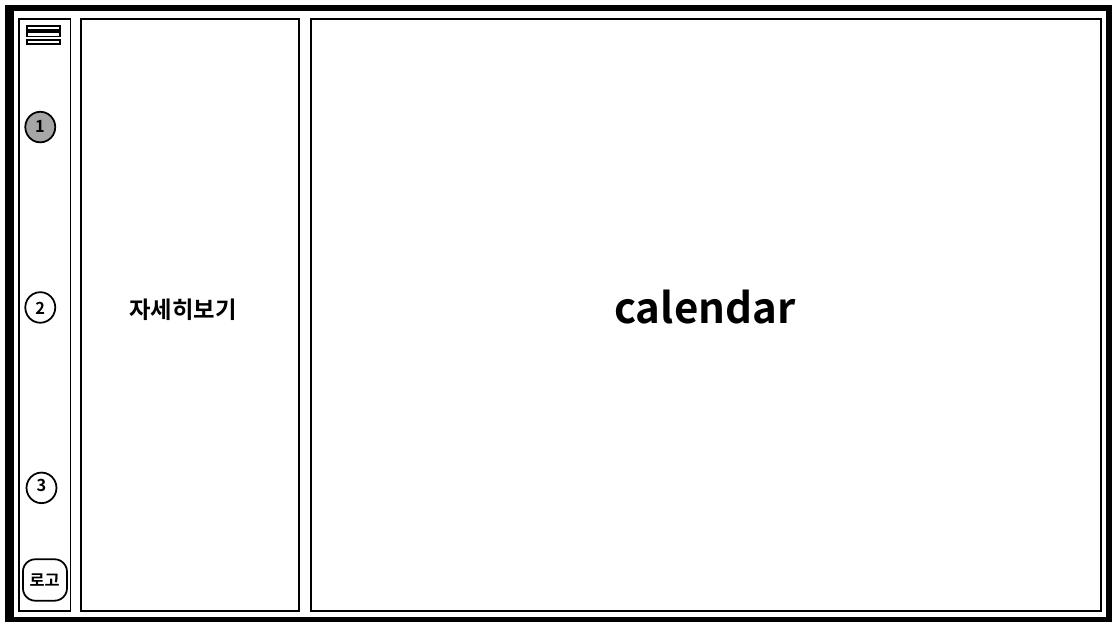
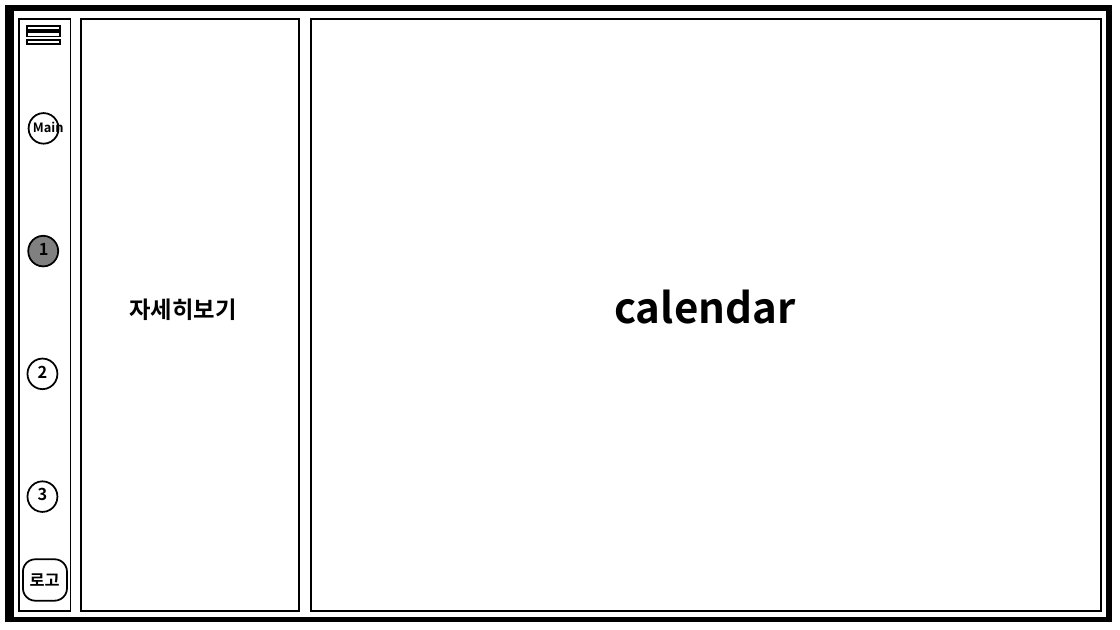
Before and after one commit to CSharp-WPF-team-project/team-project, a slide deck: slide 4 of 계획서, 보고서/구조.pptx. Drawn at 1120x630 pixels with LibreOffice and Linux fonts; fonts in the diff are those of the drawing. Boxes give left, top, right and bottom in pixels: in the first picture for what was removed or moved away, otherwise in the second. Text is boxed around its words. In the diff, an @@ line names an element or a change of style, - is before the commit and + after.

```diff
--- a/계획서, 보고서/구조.pptx
+++ b/계획서, 보고서/구조.pptx
@@ ellipse: place and size @@
-ellipse at <box>25,112,55,142</box>
+ellipse at <box>29,113,59,144</box>
@@ ellipse at <box>29,113,59,144</box>: fill #A6A6A6 to none @@
@@ text added at <box>33,119,64,137</box>, 11 pt, text #000000, bold @@
+Main
@@ ellipse added at <box>28,236,58,266</box>, fill #808080, outline #000000 1.5 pt @@
@@ text "1": place and size @@
-text "1" at <box>35,120,45,132</box>
+text "1" at <box>39,243,49,255</box>
@@ ellipse: place and size @@
-ellipse at <box>25,292,55,323</box>
+ellipse at <box>27,359,57,389</box>
@@ text "2": place and size @@
-text "2" at <box>35,301,45,314</box>
+text "2" at <box>38,365,48,378</box>
@@ ellipse: place and size @@
-ellipse at <box>26,473,56,503</box>
+ellipse at <box>27,481,57,512</box>
@@ text "3": place and size @@
-text "3" at <box>37,478,47,491</box>
+text "3" at <box>38,487,48,500</box>
```
Also in this commit, not shown: 4 other slides changed, 3 other files.
